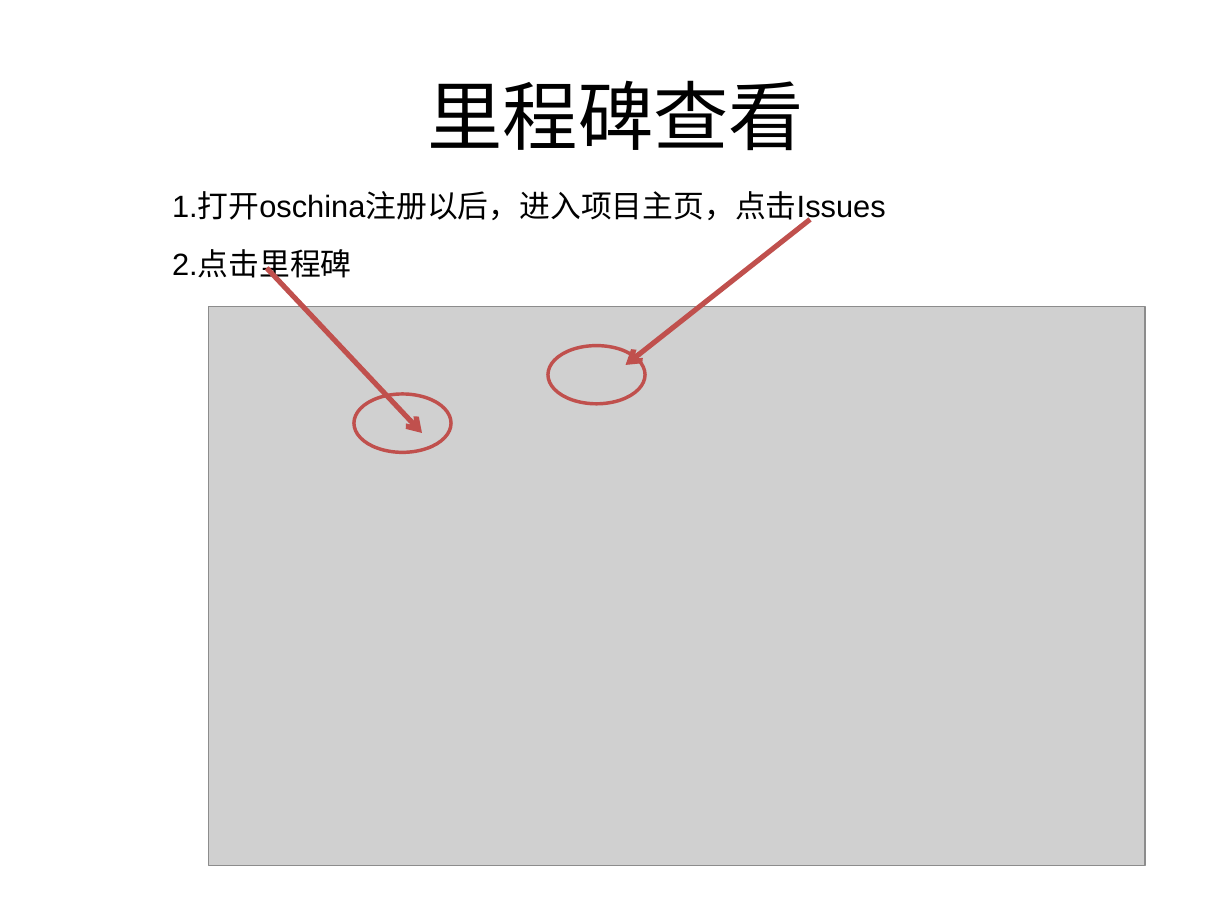
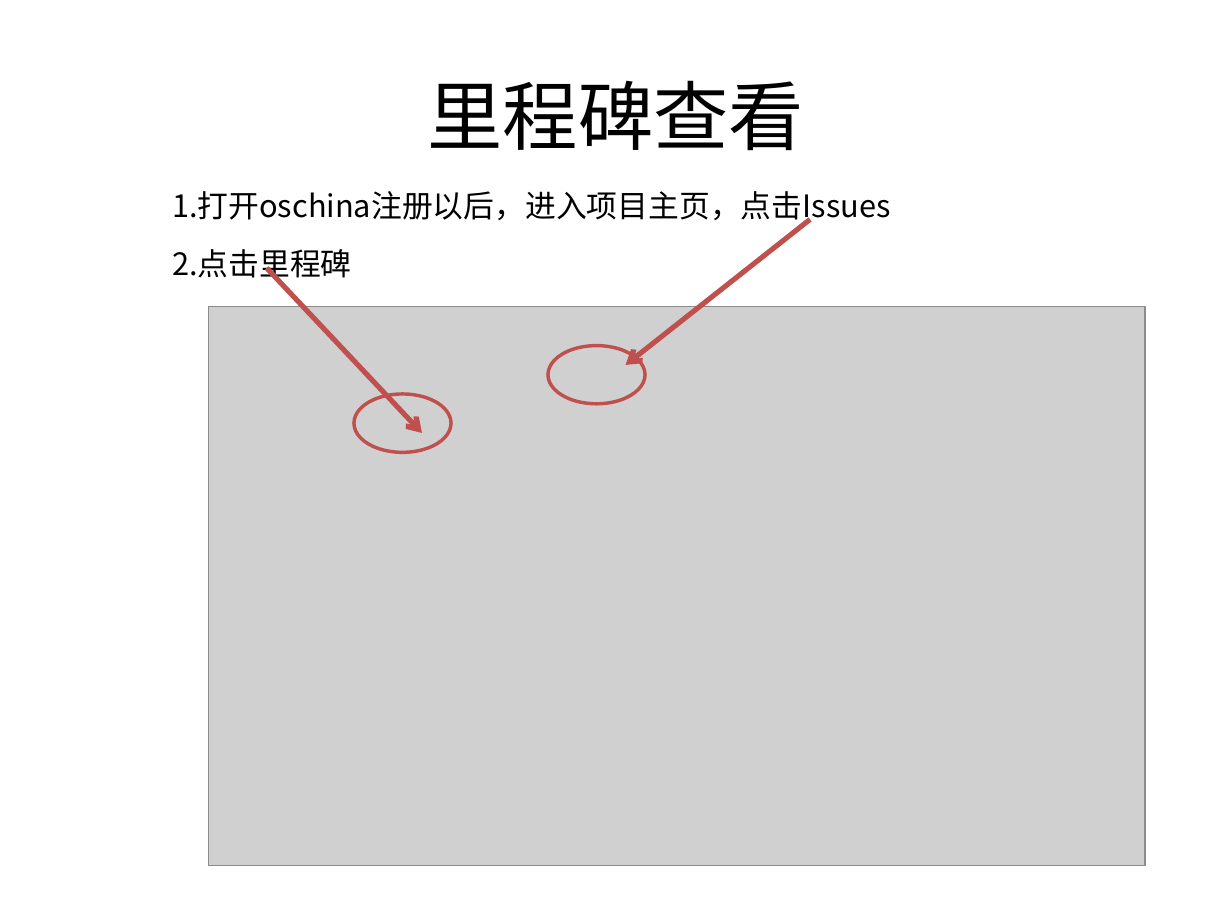
Before and after one commit to parhelia512/manual_dota, a slide deck: slide 4 of readme.ppt. Drawn at 1232x924 pixels with LibreOffice and Linux fonts; fonts in the diff are those of the drawing; grey boxes stand for pictures. Boxes give left, top, right and bottom in pixels: in the first picture for what was removed or moved away, otherwise in the second. Text is boxed around its words. In the diff, an @@ line names an element or a change of style, - is before the commit and + after.

```diff
--- a/readme.ppt
+++ b/readme.ppt
@@ title "里程碑查看" at (x1=428, y1=80, x2=804, y2=151): font Calibri to Noto Sans CJK SC @@
@@ text "1.打开oschina注册以后，进入项目主页，点击Issues" at (x1=172, y1=191, x2=891, y2=226): font Arial to Noto Sans CJK SC @@
@@ text "2.点击里程碑" at (x1=172, y1=249, x2=352, y2=284): font Arial to Noto Sans CJK SC @@
```
Also in this commit, not shown: 7 other slides changed, 2 slides added, 2 other files.
